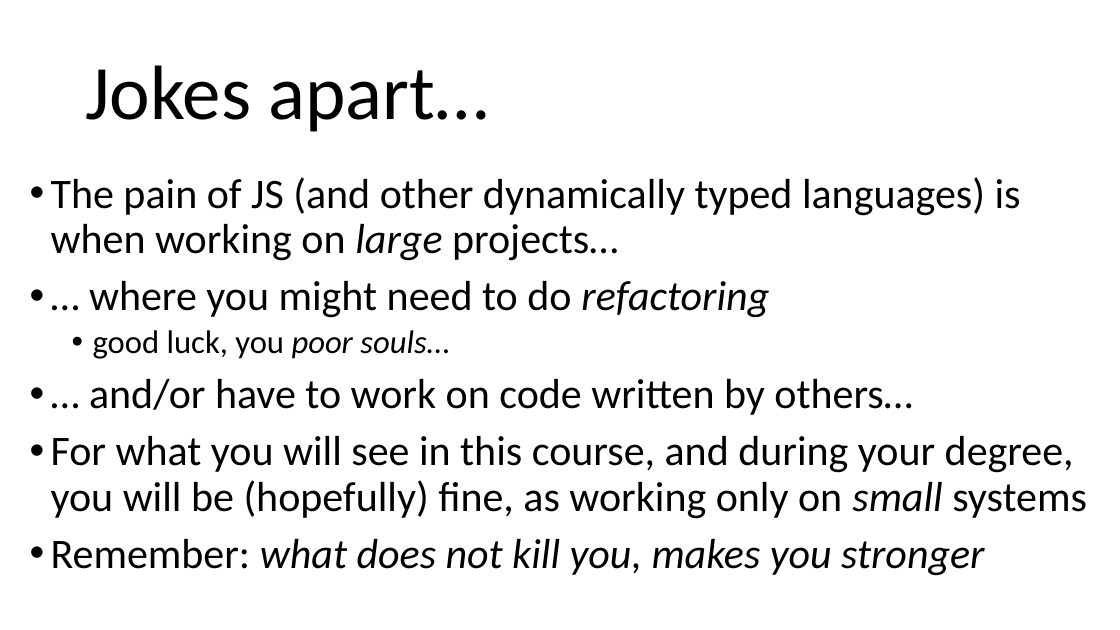
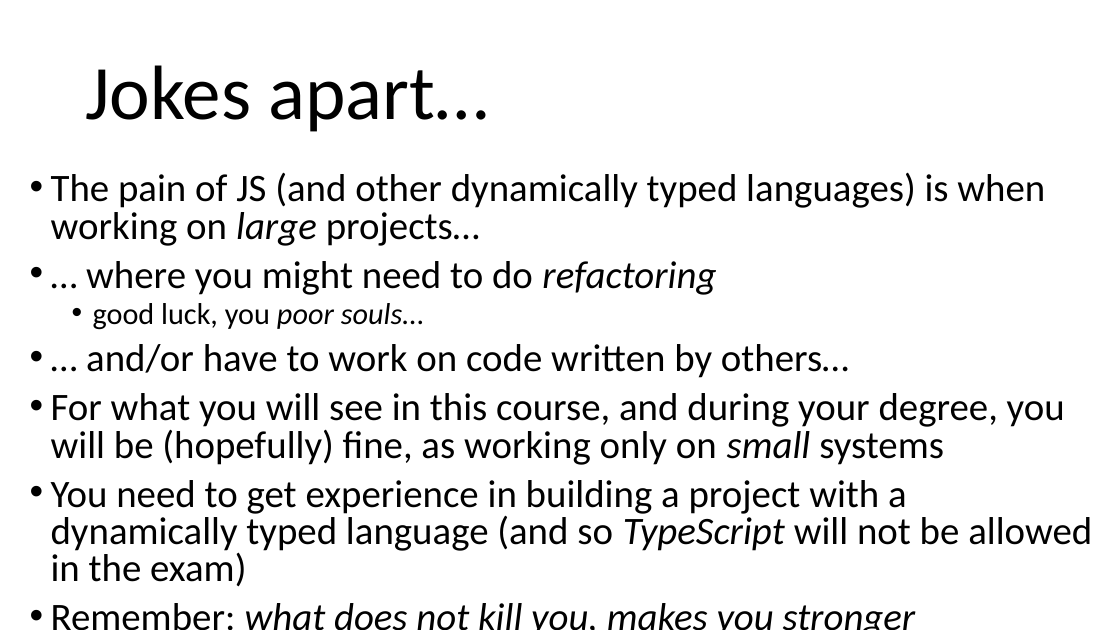
Before and after one commit to arcuri82/web_development_and_api_design, a slide deck: slide 31 of docs/slides/lesson_01.pptx (slide 27 before the commit). Drawn at 1120x630 pixels with LibreOffice and Linux fonts; fonts in the diff are those of the drawing. Boxes give left, top, right and bottom in pixels: in the first picture for what was removed or moved away, otherwise in the second. Text is boxed around its words. In the diff, an @@ line names an element or a change of style, - is before the commit and + after.

```diff
--- a/docs/slides/lesson_01.pptx
+++ b/docs/slides/lesson_01.pptx
@@ text at [51,172,1065,465]: size 36 to 33.3 pt in "The pain of JS (and other dynamically ...", "… where you might need to do ...", "… and/or have to work on code ...", "For what you will see in this ..." and 1 more places; size 28 to 25.9 pt in "good luck, you poor souls…"; line spacing 0.9 to 0.8 @@
@@ text at [51,480,1092,587]: paragraph added @@
+• You need to get experience in building a project with a dynamically typed language (and so TypeScript will not be allowed in the exam)
```
Also in this commit, not shown: 9 other slides changed, 5 slides added, 1 other file.
